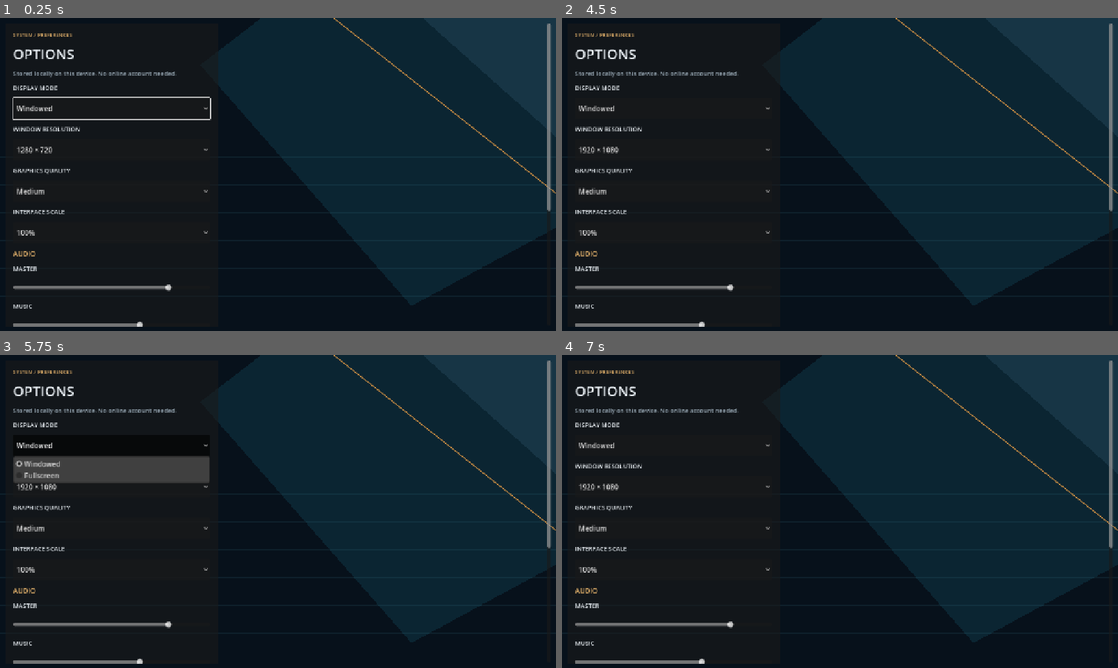
Above: before the commit, frames 1-4 (two rows, left to right).
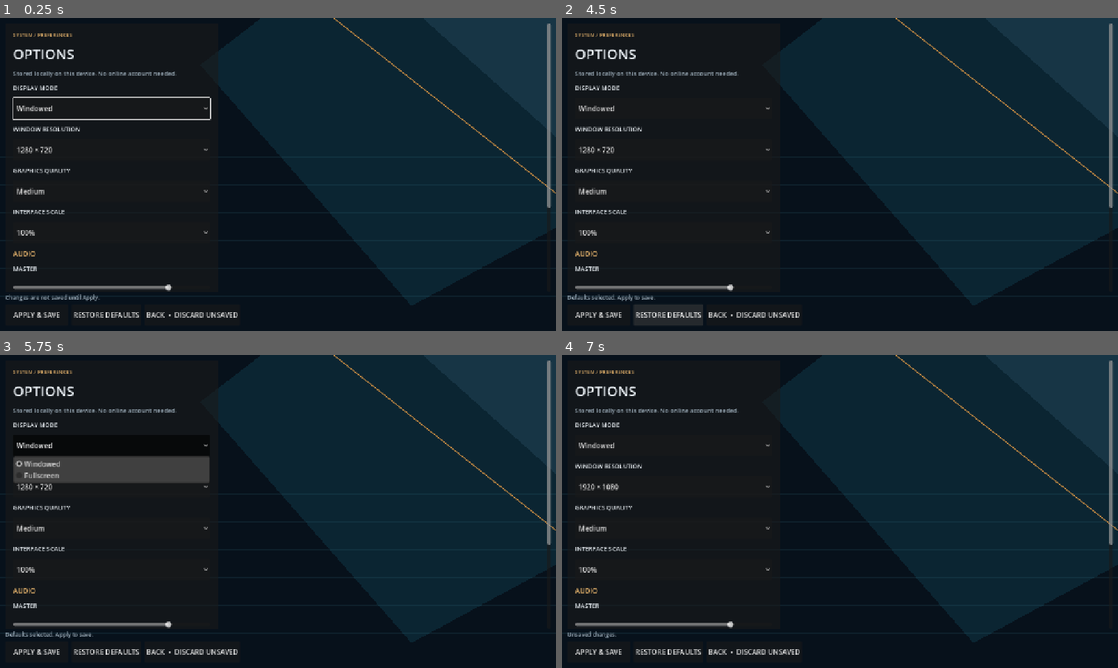
Above: after the commit, the same moments.

Repository: AlmightyTank/WebRTS-Native
Game: Godot game, scene res://scenes/OptionsScreen.tscn
Same seed, same stepped clock (60 frames per second), same inputs: the game is played once before the commit and once after it. This scene is started directly instead of the project's main scene.
Inputs (mouse positions are in pixels of both pictures, inside the frame that each line leads up to):
- Up to frame 1 (0.25 s): no input
- Up to frame 2 (4.5 s): click "Windowed" at 0.5 s; click "1280 × 720" at 1.25 s; click "Medium" at 2 s; click "1920 × 1080" at 2.75 s; click "100%" at 3.5 s; click (667, 315) at 4.25 s, where only the run after the commit has a clickable "RESTORE DEFAULTS"
- Up to frame 3 (5.75 s): click "Windowed" at 5 s
- Up to frame 4 (7 s): click "1920 × 1080" (after the commit: "1280 × 720") at 5.75 s; click "Medium" at 6.5 s

The runs differ from the first frame. In frame 1, 0.9% of the frame differs, in the area x 1-99%, y 60-99%; in frame 2, 1.0%, in the area x 1-99%, y 41-99%; in frame 3, 1.0%; in frame 4, 0.8%.

Commit message:
fix(native): keep Options action buttons accessible while preferences scroll

Diff:
--- a/scripts/options_screen.gd
+++ b/scripts/options_screen.gd
@@ -35,12 +35,17 @@
     for side in ["left", "right", "top", "bottom"]:
         margin.add_theme_constant_override("margin_" + side, 12)
 
+    var layout := VBoxContainer.new()
+    layout.name = "OptionsLayout"
+    layout.size_flags_vertical = Control.SIZE_EXPAND_FILL
+    margin.add_child(layout)
+
     var scroll := ScrollContainer.new()
     scroll.name = "OptionsScroller"
     scroll.size_flags_horizontal = Control.SIZE_EXPAND_FILL
     scroll.size_flags_vertical = Control.SIZE_EXPAND_FILL
     scroll.horizontal_scroll_mode = ScrollContainer.SCROLL_MODE_DISABLED
-    margin.add_child(scroll)
+    layout.add_child(scroll)
 
     var panel := PanelContainer.new()
     panel.name = "OptionsPanel"
@@ -88,30 +93,42 @@
         resolution.disabled = true
         box.add_child(_label("Display mode and resolution follow your mobile device.", 13, MUTED))
 
+    # Keep the actions visible even when the form needs vertical scrolling.
+    var footer := VBoxContainer.new()
+    footer.name = "OptionsFooter"
+    footer.add_theme_constant_override("separation", 6)
+    layout.add_child(footer)
+
     _notice = _label("Changes are not saved until Apply.", 13, MUTED)
     _notice.name = "NoticeLabel"
-    box.add_child(_notice)
+    footer.add_child(_notice)
+
+    var actions := HFlowContainer.new()
+    actions.name = "OptionsActions"
+    actions.add_theme_constant_override("h_separation", 8)
+    actions.add_theme_constant_override("v_separation", 6)
+    footer.add_child(actions)
 
     var apply_button := Button.new()
     apply_button.name = "ApplyButton"
     apply_button.text = "APPLY & SAVE"
-    apply_button.custom_minimum_size.y = 52
+    apply_button.custom_minimum_size = Vector2(145, 50)
     apply_button.pressed.connect(_apply_changes)
-    box.add_child(apply_button)
+    actions.add_child(apply_button)
 
     var reset_button := Button.new()
     reset_button.name = "ResetButton"
     reset_button.text = "RESTORE DEFAULTS"
-    reset_button.custom_minimum_size.y = 52
+    reset_button.custom_minimum_size = Vector2(145, 50)
     reset_button.pressed.connect(_reset_draft)
-    box.add_child(reset_button)
+    actions.add_child(reset_button)
 
     var back_button := Button.new()
     back_button.name = "BackButton"
     back_button.text = "BACK  •  DISCARD UNSAVED"
-    back_button.custom_minimum_size.y = 52
+    back_button.custom_minimum_size = Vector2(175, 50)
     back_button.pressed.connect(_back)
-    box.add_child(back_button)
+    actions.add_child(back_button)
 
 
 func _add_choice(box: VBoxContainer, key: String, title: String,
